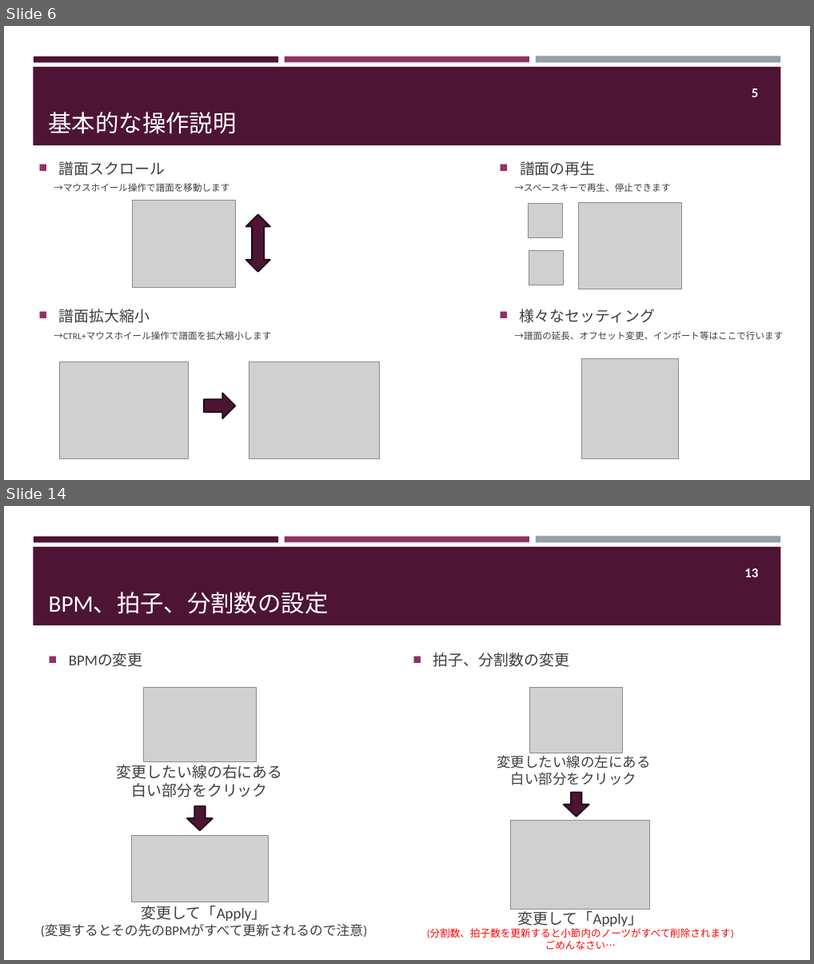
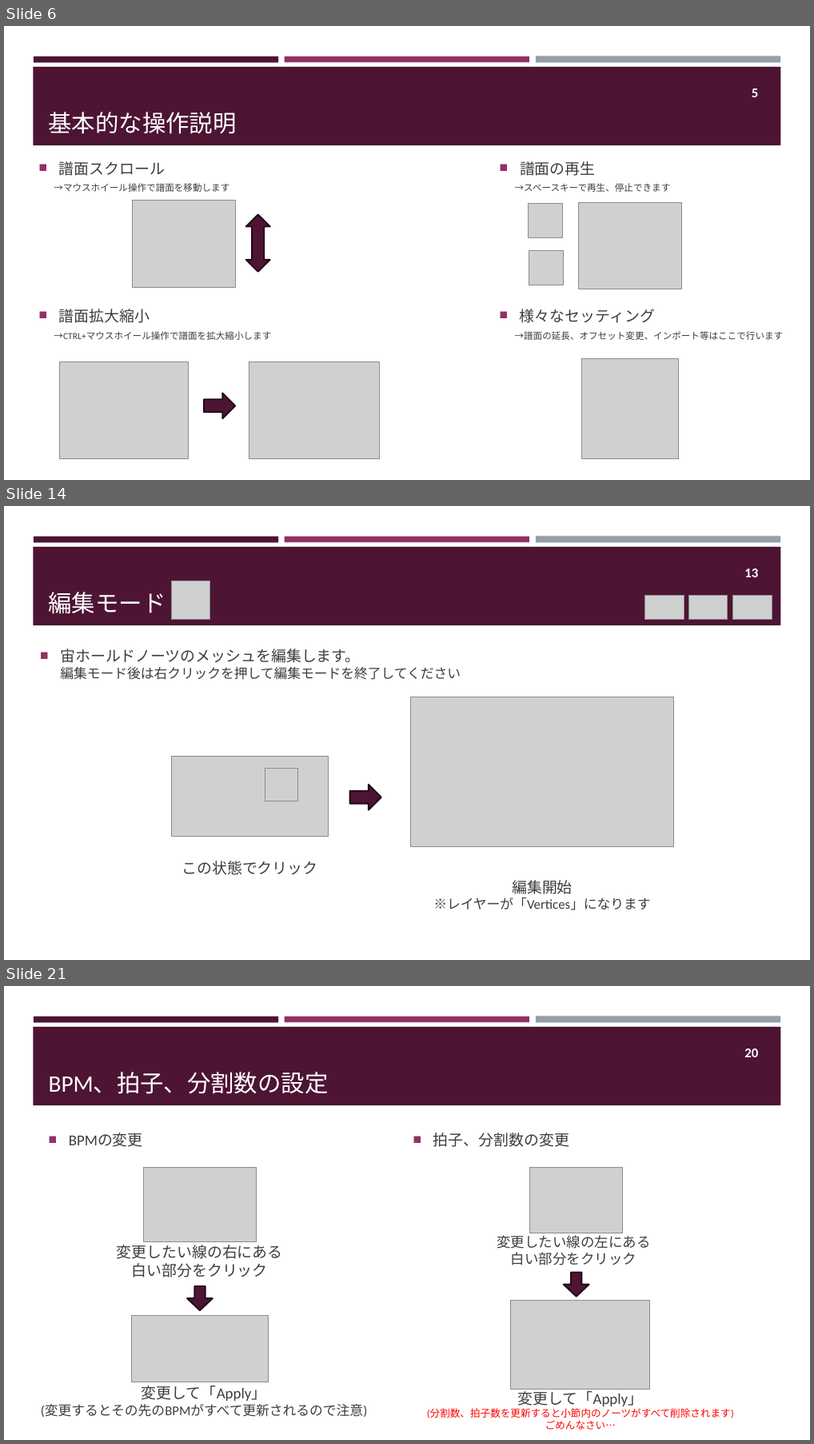
Before and after one commit to mumiroMurorin/MURORYTHM_DIMENTION, a slide deck: Assets/ChartEditor/Texture/Explanation/ChartEditor説明書.pptx. Shown one above the other, each under a label of ours: slides 6 and 14 before the commit, slides 6, 14 and 21 after it; the slides between them are not shown. The pictures are 814x964 and 814x1444 pixels, drawn with LibreOffice and Linux fonts; fonts in the diff are those of the drawing; grey boxes stand for pictures. Boxes give left, top, right and bottom in pixels: in the first picture for what was removed or moved away, otherwise in the second. Text is boxed around its words. In the diff, an @@ line names an element or a change of style, - is before the commit and + after.

```diff
--- a/Assets/ChartEditor/Texture/Explanation/ChartEditor説明書.pptx
+++ b/Assets/ChartEditor/Texture/Explanation/ChartEditor説明書.pptx
@@ slide 14 added at bbox=[4, 506, 810, 960], background #FFFFFF; not listed: 4 template elements that a slide beside it also shows @@
@@ page number added at bbox=[745, 568, 758, 577], 16 pt, text #FFFFFF, bold @@
+13
@@ title added at bbox=[49, 592, 166, 614], 28 pt, text #FFFFFF @@
+編集モード
@@ picture added at bbox=[171, 581, 210, 620] @@
@@ picture added at bbox=[646, 595, 685, 619] @@
@@ picture added at bbox=[690, 595, 728, 619] @@
@@ picture added at bbox=[733, 595, 772, 619] @@
@@ text added at bbox=[60, 648, 461, 680], 16 pt, text #3D3D3D @@
+■ 宙ホールドノーツのメッシュを編集します。
+  編集モード後は右クリックを押して編集モードを終了してください
@@ picture added at bbox=[411, 697, 674, 847] @@
@@ picture added at bbox=[171, 756, 328, 836] @@
@@ picture added at bbox=[266, 768, 298, 800] @@
@@ right arrow added at bbox=[350, 784, 382, 810], fill #4D1434, outline #220917 1.75 pt @@
@@ text added at bbox=[182, 860, 318, 875], 18 pt, text #3D3D3D @@
+この状態でクリック
@@ text added at bbox=[434, 880, 650, 910], 16 pt, text #3D3D3D @@
+編集開始
+※レイヤーが「Vertices」になります
@@ what was slide 14 is now slide 21 @@
@@ page number at bbox=[745, 1048, 758, 1057]: text changed @@
-13
+20
```
Also in this commit, not shown: 11 slides changed, 6 other slides added, 44 other files.
